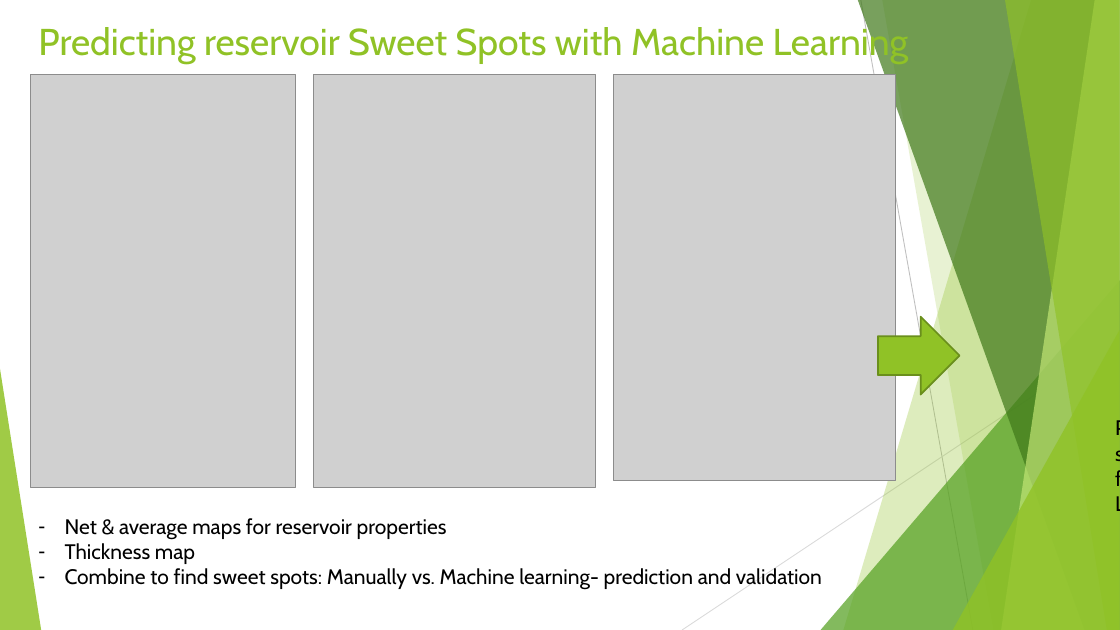
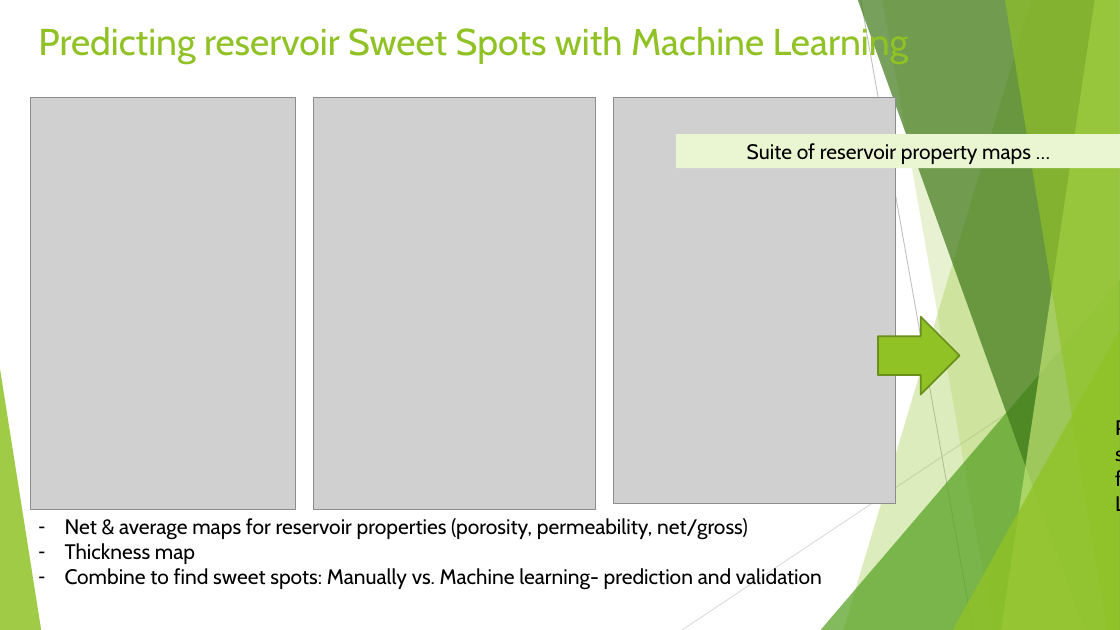
Before and after one commit to Nozziel/OGA2018_SweetSpotPrediction, a slide deck: slide 2 of Introduction.pptx. Drawn at 1120x630 pixels with LibreOffice and Linux fonts; fonts in the diff are those of the drawing; grey boxes stand for pictures. Boxes give left, top, right and bottom in pixels: in the first picture for what was removed or moved away, otherwise in the second. Text is boxed around its words. In the diff, an @@ line names an element or a change of style, - is before the commit and + after.

```diff
--- a/Introduction.pptx
+++ b/Introduction.pptx
@@ rectangle added at [231,100,676,134], fill #EAF6D1, 18 pt, text #000000 @@
+Suite of reservoir property maps …
@@ 3 pictures: place and size @@
-3 pictures at [30,75,896,487]
+3 pictures at [30,97,896,510]
@@ text at [65,518,748,540]: text changed @@
-– Net & average maps for reservoir properties
+– Net & average maps for reservoir properties (porosity, permeability, net/gross)
```
Also in this commit, not shown: 3 other slides changed.
